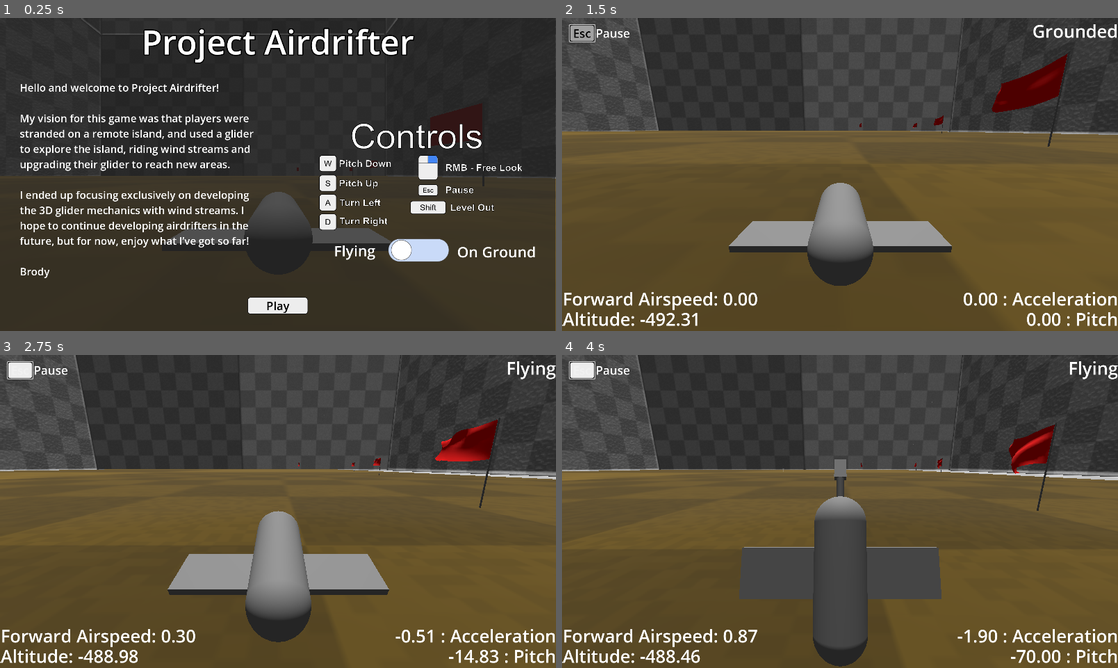
Above: before the commit, frames 1-4 (two rows, left to right).
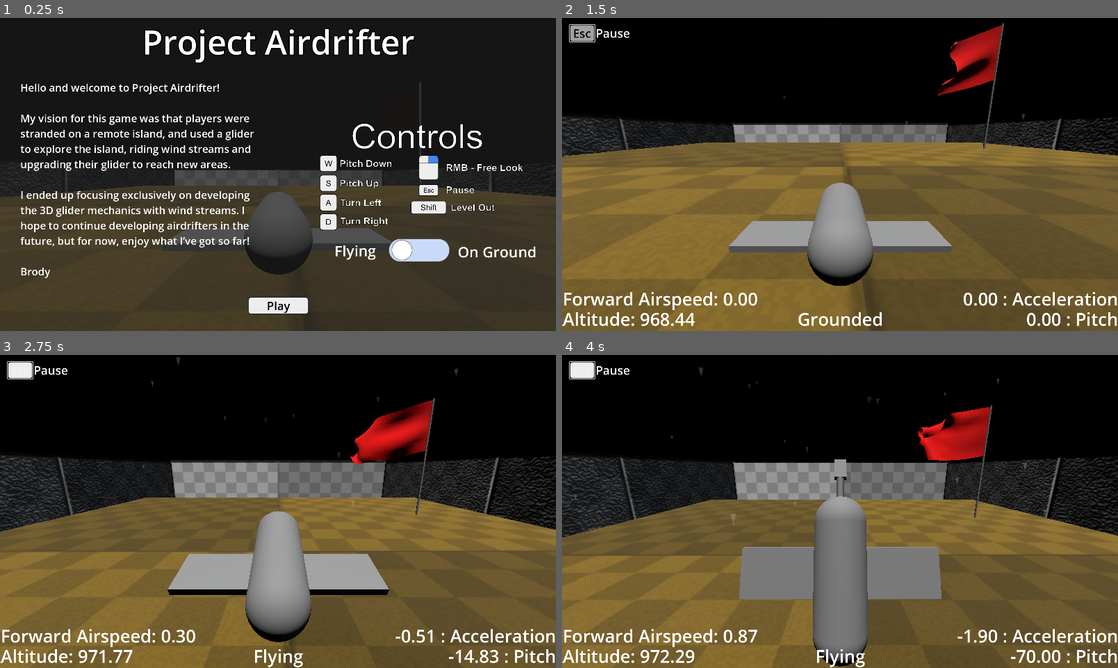
Above: after the commit, the same moments.

Repository: BeegFloppa15/Project_Airdrifter
Game: Godot game, scene res://Scenes/Levels/demo_level.tscn
Two runs of this game, one before a commit and one after it. Both use one fixed random seed, a clock stepped at 60 frames per second and the inputs below. Before the commit the project starts from res://Scenes/Levels/testing_scene_1.tscn.
Inputs (mouse positions are in pixels of both pictures, inside the frame that each line leads up to):
- Up to frame 1 (0.25 s): no input
- Up to frame 2 (1.5 s): click "Play" at 0.5 s; click "Esc" at 1.25 s
- Up to frame 3 (2.75 s): move the mouse to (305, 511) at 2.02 s; hold S (pitch_up) from 2.03 s (still down); hold Right mouse button (free_look) from 2.03 s (still down); tap Space (jump) at 2.27 s
- Up to frame 4 (4 s): keep holding S (pitch_up); move the mouse to (812, 511) at 2.77 s; release Right mouse button (free_look) at 2.78 s; right-click (812, 511) at 2.85 s; tap Space (jump) at 3.02 s; move the mouse to (851, 505) at 3.52 s; hold Right mouse button (free_look) from 3.53 s (still down)

The runs differ from the first frame. In frame 1, 21% of the frame differs, in the area x 0-100%, y 0-100%; in frame 2, 67%; in frame 3, 69%; in frame 4, 76%.

Commit message:
Created Demo Level

Diff:
--- /dev/null
+++ b/airdrifter-v1/Scenes/Levels/demo_level.tscn
@@ -0,0 +1,332 @@
+[gd_scene load_steps=33 format=3 uid="uid://dycjg7k1ufshk"]
+
+[ext_resource type="PackedScene" uid="uid://daa4md30g68ha" path="res://Gliders/glider_v_1.tscn" id="1_pgh3k"]
+[ext_resource type="PackedScene" uid="uid://d2lj8rt02opqj" path="res://Scenes/pause_ui.tscn" id="2_t3tkk"]
+[ext_resource type="PackedScene" uid="uid://l1dbn37m4w21" path="res://Scenes/debug_ui.tscn" id="3_h73y6"]
+[ext_resource type="PackedScene" uid="uid://d17pvnihegmli" path="res://Scripts/welcome_ui.tscn" id="3_vm0nt"]
+[ext_resource type="Material" uid="uid://c5alf2fhab5i7" path="res://Materials/GroundGrid.tres" id="4_2msns"]
+[ext_resource type="PackedScene" uid="uid://chkn4lhq6i5m8" path="res://Scenes/tp_area.tscn" id="4_nx0tq"]
+[ext_resource type="Material" uid="uid://bhf6anoy7ga0a" path="res://Materials/GridBox.tres" id="5_fo5xj"]
+[ext_resource type="PackedScene" uid="uid://b7q3mc7feqq3s" path="res://Scenes/wind_area.tscn" id="7_wf5it"]
+[ext_resource type="PackedScene" uid="uid://cs72hkqq648ef" path="res://Scenes/Wind_Particles.tscn" id="8_36hte"]
+[ext_resource type="PackedScene" uid="uid://c5m2yyd5ij0i2" path="res://Scenes/flag_pole_2.tscn" id="9_36hte"]
+
+[sub_resource type="PhysicalSkyMaterial" id="PhysicalSkyMaterial_2msns"]
+
+[sub_resource type="Sky" id="Sky_h73y6"]
+sky_material = SubResource("PhysicalSkyMaterial_2msns")
+
+[sub_resource type="Environment" id="Environment_fo5xj"]
+background_mode = 2
+sky = SubResource("Sky_h73y6")
+
+[sub_resource type="BoxMesh" id="BoxMesh_wf5it"]
+material = ExtResource("5_fo5xj")
+flip_faces = true
+size = Vector3(1000, 1000, 1000)
+
+[sub_resource type="BoxMesh" id="BoxMesh_w0klo"]
+material = ExtResource("4_2msns")
+size = Vector3(50, 1, 50)
+
+[sub_resource type="BoxShape3D" id="BoxShape3D_6g4ik"]
+size = Vector3(50, 1, 50)
+
+[sub_resource type="BoxMesh" id="BoxMesh_36hte"]
+material = ExtResource("4_2msns")
+size = Vector3(500, 1, 500)
+
+[sub_resource type="BoxShape3D" id="BoxShape3D_w0klo"]
+size = Vector3(500, 1, 500)
+
+[sub_resource type="BoxMesh" id="BoxMesh_6g4ik"]
+material = ExtResource("4_2msns")
+size = Vector3(150, 1, 150)
+
+[sub_resource type="BoxShape3D" id="BoxShape3D_wm6ye"]
+size = Vector3(150, 1, 150)
+
+[sub_resource type="BoxMesh" id="BoxMesh_i4r4e"]
+material = ExtResource("4_2msns")
+size = Vector3(5, 5, 5)
+
+[sub_resource type="BoxShape3D" id="BoxShape3D_7inyo"]
+size = Vector3(5, 5, 5)
+
+[sub_resource type="BoxShape3D" id="BoxShape3D_i4r4e"]
+size = Vector3(41, 15, 17)
+
+[sub_resource type="BoxShape3D" id="BoxShape3D_5o42i"]
+size = Vector3(100, 37, 152)
+
+[sub_resource type="Curve" id="Curve_6i2bm"]
+_data = [Vector2(0, 0), 0.0, 0.0, 0, 0, Vector2(1, 1), 0.0, 0.0, 0, 0]
+point_count = 2
+
+[sub_resource type="CurveTexture" id="CurveTexture_0a1q3"]
+curve = SubResource("Curve_6i2bm")
+
+[sub_resource type="ParticleProcessMaterial" id="ParticleProcessMaterial_7inyo"]
+emission_shape = 3
+emission_box_extents = Vector3(10, 10, 10)
+direction = Vector3(0, 0, 1)
+initial_velocity_min = 10.0
+initial_velocity_max = 10.0
+gravity = Vector3(0, 0, 0)
+turbulence_enabled = true
+turbulence_influence_over_life = SubResource("CurveTexture_0a1q3")
+
+[sub_resource type="BoxShape3D" id="BoxShape3D_l7087"]
+size = Vector3(336, 67, 96)
+
+[sub_resource type="ParticleProcessMaterial" id="ParticleProcessMaterial_sjafb"]
+emission_shape = 3
+emission_box_extents = Vector3(10, 10, 10)
+direction = Vector3(0, 0, 1)
+initial_velocity_min = 10.0
+initial_velocity_max = 10.0
+gravity = Vector3(0, 0, 0)
+turbulence_enabled = true
+turbulence_influence_over_life = SubResource("CurveTexture_0a1q3")
+
+[sub_resource type="BoxShape3D" id="BoxShape3D_sjafb"]
+size = Vector3(30, 58, 30)
+
+[sub_resource type="ParticleProcessMaterial" id="ParticleProcessMaterial_wm6ye"]
+emission_shape = 3
+emission_box_extents = Vector3(10, 10, 10)
+direction = Vector3(0, 0, 1)
+initial_velocity_min = 10.0
+initial_velocity_max = 10.0
+gravity = Vector3(0, 0, 0)
+turbulence_enabled = true
+turbulence_influence_over_life = SubResource("CurveTexture_0a1q3")
+
+[sub_resource type="BoxShape3D" id="BoxShape3D_36hte"]
+size = Vector3(9000, 10, 9000)
+
+[node name="Demo Level" type="Node"]
+
+[node name="Welcome_UI" parent="." instance=ExtResource("3_vm0nt")]
+
+[node name="Debug UI" parent="." node_paths=PackedStringArray("glider_object") instance=ExtResource("3_h73y6")]
+visible = false
+glider_object = NodePath("../Glider V1")
+
+[node name="Pause UI" parent="." instance=ExtResource("2_t3tkk")]
+visible = false
+
+[node name="Glider V1" parent="." instance=ExtResource("1_pgh3k")]
+transform = Transform3D(1, 0, 0, 0, 1, 0, 0, 0, 1, 0, 969, -472)
+use_this_cam = true
+
+[node name="DirectionalLight3D" type="DirectionalLight3D" parent="."]
+transform = Transform3D(1, 0, 0, 0, -0.223676, 0.974664, 0, -0.974664, -0.223676, 0, 4.69766, 0)
+light_energy = 1.155
+light_indirect_energy = 0.0
+
+[node name="WorldEnvironment" type="WorldEnvironment" parent="."]
+environment = SubResource("Environment_fo5xj")
+
+[node name="Level Environment" type="Node" parent="."]
+
+[node name="Grid Box" type="MeshInstance3D" parent="Level Environment"]
+transform = Transform3D(1, 0, 0, 0, 1, 0, 0, 0, 1, 0, 500, 0)
+mesh = SubResource("BoxMesh_wf5it")
+skeleton = NodePath("../..")
+
+[node name="Grid Box3" type="MeshInstance3D" parent="Level Environment"]
+transform = Transform3D(1, 0, 0, 0, 1, 0, 0, 0, 1, -1000, 500, 0)
+visible = false
+mesh = SubResource("BoxMesh_wf5it")
+skeleton = NodePath("../..")
+
+[node name="Grid Box2" type="MeshInstance3D" parent="Level Environment"]
+transform = Transform3D(1, 0, 0, 0, 1, 0, 0, 0, 1, 1000, 500, 0)
+visible = false
+mesh = SubResource("BoxMesh_wf5it")
+skeleton = NodePath("../..")
+
+[node name="Grid Box7" type="MeshInstance3D" parent="Level Environment"]
+transform = Transform3D(1, 0, 0, 0, 1, 0, 0, 0, 1, 0, 500, -1000)
+visible = false
+mesh = SubResource("BoxMesh_wf5it")
+skeleton = NodePath("../..")
+
+[node name="Grid Box8" type="MeshInstance3D" parent="Level Environment"]
+transform = Transform3D(1, 0, 0, 0, 1, 0, 0, 0, 1, -1000, 500, -1000)
+visible = false
+mesh = SubResource("BoxMesh_wf5it")
+skeleton = NodePath("../..")
+
+[node name="Grid Box9" type="MeshInstance3D" parent="Level Environment"]
+transform = Transform3D(1, 0, 0, 0, 1, 0, 0, 0, 1, 1000, 500, -1000)
+visible = false
+mesh = SubResource("BoxMesh_wf5it")
+skeleton = NodePath("../..")
+
+[node name="Grid Box4" type="MeshInstance3D" parent="Level Environment"]
+transform = Transform3D(1, 0, 0, 0, 1, 0, 0, 0, 1, 0, 500, 1000)
+visible = false
+mesh = SubResource("BoxMesh_wf5it")
+skeleton = NodePath("../..")
+
+[node name="Grid Box5" type="MeshInstance3D" parent="Level Environment"]
+transform = Transform3D(1, 0, 0, 0, 1, 0, 0, 0, 1, -1000, 500, 1000)
+visible = false
+mesh = SubResource("BoxMesh_wf5it")
+skeleton = NodePath("../..")
+
+[node name="Grid Box6" type="MeshInstance3D" parent="Level Environment"]
+transform = Transform3D(1, 0, 0, 0, 1, 0, 0, 0, 1, 1000, 500, 1000)
+visible = false
+mesh = SubResource("BoxMesh_wf5it")
+skeleton = NodePath("../..")
+
+[node name="Island Platforms" type="Node" parent="Level Environment"]
+
+[node name="Start Platform" type="MeshInstance3D" parent="Level Environment/Island Platforms"]
+transform = Transform3D(1, 0, 0, 0, 1, 0, 0, 0, 1, -0.337919, 967.738, -462.995)
+mesh = SubResource("BoxMesh_w0klo")
+
+[node name="StaticBody3D" type="StaticBody3D" parent="Level Environment/Island Platforms/Start Platform"]
+collision_layer = 4
+collision_mask = 3
+
+[node name="CollisionShape3D" type="CollisionShape3D" parent="Level Environment/Island Platforms/Start Platform/StaticBody3D"]
+shape = SubResource("BoxShape3D_6g4ik")
+
+[node name="Bottom Big Platform" type="MeshInstance3D" parent="Level Environment/Island Platforms"]
+transform = Transform3D(1, 0, 0, 0, 1, 0, 0, 0, 1, -0.338, 1, 245.005)
+mesh = SubResource("BoxMesh_36hte")
+
+[node name="StaticBody3D" type="StaticBody3D" parent="Level Environment/Island Platforms/Bottom Big Platform"]
+collision_layer = 4
+collision_mask = 3
+
+[node name="CollisionShape3D" type="CollisionShape3D" parent="Level Environment/Island Platforms/Bottom Big Platform/StaticBody3D"]
+shape = SubResource("BoxShape3D_w0klo")
+
+[node name="Mid Air Platform" type="MeshInstance3D" parent="Level Environment/Island Platforms"]
+transform = Transform3D(1, 0, 0, 0, 1, 0, 0, 0, 1, -327.338, 621, -317.995)
+mesh = SubResource("BoxMesh_6g4ik")
+
+[node name="StaticBody3D" type="StaticBody3D" parent="Level Environment/Island Platforms/Mid Air Platform"]
+collision_layer = 4
+collision_mask = 3
+
+[node name="CollisionShape3D" type="CollisionShape3D" parent="Level Environment/Island Platforms/Mid Air Platform/StaticBody3D"]
+shape = SubResource("BoxShape3D_wm6ye")
+
+[node name="Box" type="MeshInstance3D" parent="Level Environment/Island Platforms"]
+transform = Transform3D(1, 0, 0, 0, 1, 0, 0, 0, 1, -327.338, 622.388, -317.995)
+mesh = SubResource("BoxMesh_i4r4e")
+
+[node name="StaticBody3D" type="StaticBody3D" parent="Level Environment/Island Platforms/Box"]
+collision_layer = 4
+collision_mask = 3
+
+[node name="CollisionShape3D" type="CollisionShape3D" parent="Level Environment/Island Platforms/Box/StaticBody3D"]
+shape = SubResource("BoxShape3D_7inyo")
+
+[node name="Flag Pole 2" parent="Level Environment/Island Platforms" instance=ExtResource("9_36hte")]
+transform = Transform3D(0.733208, 0, 0.680005, 0, 1, 0, -0.680005, 0, 0.733208, -274.559, 622.388, -244.502)
+
+[node name="Wind Areas" type="Node" parent="Level Environment"]
+
+[node name="Start Wind Area" parent="Level Environment/Wind Areas" instance=ExtResource("7_wf5it")]
+transform = Transform3D(1, 0, 0, 0, 1, 0, 0, 0, 1, 0.234163, 975.04, -447.69)
+wind_force_magnitude = 100.0
+wind_source_path = NodePath("Marker3D")
+debug_cloth = false
+
+[node name="CollisionShape3D" type="CollisionShape3D" parent="Level Environment/Wind Areas/Start Wind Area"]
+transform = Transform3D(1, 0, 0, 0, 1, 0, 0, 0, 1, 2, 1, 1)
+shape = SubResource("BoxShape3D_i4r4e")
+
+[node name="Marker3D" type="Marker3D" parent="Level Environment/Wind Areas/Start Wind Area"]
+transform = Transform3D(-4.37114e-08, 0, -1, 0, 1, 0, 1, 0, -4.37114e-08, 0, 0, 0)
+gizmo_extents = 4.3
+
+[node name="Wind_Particles" parent="Level Environment/Wind Areas/Start Wind Area" instance=ExtResource("8_36hte")]
+amount = 45
+
+[node name="Mid Air Wind" parent="Level Environment/Wind Areas" instance=ExtResource("7_wf5it")]
+transform = Transform3D(1, 0, 0, 0, 1, 0, 0, 0, 1, -348.766, 625.04, -240.69)
+wind_force_magnitude = 200.0
+wind_source_path = NodePath("Marker3D")
+debug_cloth = false
+
+[node name="CollisionShape3D" type="CollisionShape3D" parent="Level Environment/Wind Areas/Mid Air Wind"]
+transform = Transform3D(1, 0, 0, 0, 1, 0, 0, 0, 1, 23.5, -10, 68.5)
+shape = SubResource("BoxShape3D_5o42i")
+
+[node name="Marker3D" type="Marker3D" parent="Level Environment/Wind Areas/Mid Air Wind"]
+transform = Transform3D(1, 0, 0, 0, 0.5, -0.866025, 0, 0.866025, 0.5, 0, 0, 0)
+gizmo_extents = 4.3
+
+[node name="Wind_Particles" parent="Level Environment/Wind Areas/Mid Air Wind" instance=ExtResource("8_36hte")]
+amount = 125
+process_material = SubResource("ParticleProcessMaterial_7inyo")
+
+[node name="Bottom Wind horz" parent="Level Environment/Wind Areas" instance=ExtResource("7_wf5it")]
+transform = Transform3D(1, 0, 0, 0, 1, 0, 0, 0, 1, 148.244, 19.0281, 449.171)
+wind_force_magnitude = 450.0
+wind_source_path = NodePath("Marker3D")
+debug_cloth = false
+
+[node name="CollisionShape3D" type="CollisionShape3D" parent="Level Environment/Wind Areas/Bottom Wind horz"]
+transform = Transform3D(1, 0, 0, 0, 1, 0, 0, 0, 1, -88.5, 15, -0.5)
+shape = SubResource("BoxShape3D_l7087")
+
+[node name="Marker3D" type="Marker3D" parent="Level Environment/Wind Areas/Bottom Wind horz"]
+transform = Transform3D(-4.37114e-08, 0, 1, 0, 1, 0, -1, 0, -4.37114e-08, 0, 0, 0)
+gizmo_extents = 4.3
+
+[node name="Wind_Particles" parent="Level Environment/Wind Areas/Bottom Wind horz" instance=ExtResource("8_36hte")]
+amount = 150
+process_material = SubResource("ParticleProcessMaterial_sjafb")
+
+[node name="Wind Area" parent="Level Environment/Wind Areas" instance=ExtResource("7_wf5it")]
+transform = Transform3D(1, 0, 0, 0, 1, 0, 0, 0, 1, -170, 0, 138)
+wind_force_magnitude = 150.0
+wind_source_path = NodePath("Marker3D")
+
+[node name="CollisionShape3D" type="CollisionShape3D" parent="Level Environment/Wind Areas/Wind Area"]
+transform = Transform3D(1, 0, 0, 0, 1, 0, 0, 0, 1, 0, 28.5, 0)
+shape = SubResource("BoxShape3D_sjafb")
+
+[node name="Marker3D" type="Marker3D" parent="Level Environment/Wind Areas/Wind Area"]
+transform = Transform3D(1, 0, 0, 0, -4.37114e-08, -1, 0, 1, -4.37114e-08, 0, 10, 0)
+gizmo_extents = 1.0
+
+[node name="Wind_Particles" parent="Level Environment/Wind Areas/Wind Area" instance=ExtResource("8_36hte")]
+amount = 75
+process_material = SubResource("ParticleProcessMaterial_wm6ye")
+
+[node name="Flag Pole 2" parent="Level Environment" instance=ExtResource("9_36hte")]
+transform = Transform3D(1, 0, 0, 0, 1, 0, 0, 0, 1, -15.9592, 968.569, -453.08)
+
+[node name="Flag Pole 3" parent="Level Environment" instance=ExtResource("9_36hte")]
+transform = Transform3D(1, 0, 0, 0, 1, 0, 0, 0, 1, 221, 0, 403)
+
+[node name="Flag Pole 4" parent="Level Environment" instance=ExtResource("9_36hte")]
+transform = Transform3D(1, 0, 0, 0, 1, 0, 0, 0, 1, 221, 0, 489)
+
+[node name="Flag Pole 5" parent="Level Environment" instance=ExtResource("9_36hte")]
+transform = Transform3D(1, 0, 0, 0, 1, 0, 0, 0, 1, -80, 0, 403)
+
+[node name="Flag Pole 6" parent="Level Environment" instance=ExtResource("9_36hte")]
+transform = Transform3D(1, 0, 0, 0, 1, 0, 0, 0, 1, -80, 0, 489)
+
+[node name="TP_Area" parent="." node_paths=PackedStringArray("height_marker") instance=ExtResource("4_nx0tq")]
+height_marker = NodePath("Marker3D")
+
+[node name="CollisionShape3D" type="CollisionShape3D" parent="TP_Area"]
+transform = Transform3D(1, 0, 0, 0, 1, 0, 0, 0, 1, 0, -5, 0)
+shape = SubResource("BoxShape3D_36hte")
+
+[node name="Marker3D" type="Marker3D" parent="TP_Area"]
+transform = Transform3D(1, 0, 0, 0, 1, 0, 0, 0, 1, 0, 1000, 0)
+
+[connection signal="game_started" from="Welcome_UI" to="Debug UI" method="_on_welcome_ui_game_started"]
--- a/airdrifter-v1/Scenes/Levels/testing_scene_1.tscn
+++ b/airdrifter-v1/Scenes/Levels/testing_scene_1.tscn
@@ -1,12 +1,11 @@
-[gd_scene load_steps=29 format=3 uid="uid://dp4pv4tev41gr"]
+[gd_scene load_steps=28 format=3 uid="uid://dp4pv4tev41gr"]
 
 [ext_resource type="PackedScene" uid="uid://daa4md30g68ha" path="res://Gliders/glider_v_1.tscn" id="1_ub46j"]
 [ext_resource type="PackedScene" uid="uid://0a23uy3u3iee" path="res://Gliders/glider_v_2.tscn" id="2_hi084"]
 [ext_resource type="Material" uid="uid://c5alf2fhab5i7" path="res://Materials/GroundGrid.tres" id="3_1m6sy"]
-[ext_resource type="Script" uid="uid://d0gthejuvixfb" path="res://debug_ui.gd" id="3_dmsko"]
 [ext_resource type="Material" uid="uid://bhf6anoy7ga0a" path="res://Materials/GridBox.tres" id="4_1m6sy"]
+[ext_resource type="PackedScene" uid="uid://l1dbn37m4w21" path="res://Scenes/debug_ui.tscn" id="4_hu5m1"]
 [ext_resource type="PackedScene" uid="uid://d2lj8rt02opqj" path="res://Scenes/pause_ui.tscn" id="5_4o4mv"]
-[ext_resource type="Theme" uid="uid://cpuvqmnu7yk3b" path="res://Textures/pause_ui.tres" id="5_el7fs"]
 [ext_resource type="PackedScene" uid="uid://b7q3mc7feqq3s" path="res://Scenes/wind_area.tscn" id="5_hi084"]
 [ext_resource type="PackedScene" uid="uid://chkn4lhq6i5m8" path="res://Scenes/tp_area.tscn" id="6_dmsko"]
 [ext_resource type="PackedScene" uid="uid://d17pvnihegmli" path="res://Scripts/welcome_ui.tscn" id="7_k8n50"]
@@ -123,121 +122,7 @@
 [node name="CollisionShape3D" type="CollisionShape3D" parent="Floor"]
 shape = SubResource("BoxShape3D_7hcdr")
 
-[node name="Debug UI" type="Control" parent="." node_paths=PackedStringArray("glider_object")]
-visible = false
-layout_mode = 3
-anchors_preset = 15
-anchor_right = 1.0
-anchor_bottom = 1.0
-grow_horizontal = 2
-grow_vertical = 2
-script = ExtResource("3_dmsko")
-glider_object = NodePath("../Glider V1")
-
-[node name="AltitudeLabel" type="Label" parent="Debug UI"]
-layout_mode = 1
-anchors_preset = 2
-anchor_top = 1.0
-anchor_bottom = 1.0
-offset_top = -84.0
-offset_right = 302.0
-grow_vertical = 0
-theme_override_font_sizes/font_size = 61
-text = "Altitude: 0"
-
-[node name="AirspeedLabel" type="Label" parent="Debug UI"]
-layout_mode = 1
-anchors_preset = 2
-anchor_top = 1.0
-anchor_bottom = 1.0
-offset_top = -154.0
-offset_right = 589.0
-offset_bottom = -70.0
-grow_vertical = 0
-theme_override_font_sizes/font_size = 61
-text = "Forward Airspeed: 0"
-
-[node name="Velocity Label" type="Label" parent="Debug UI"]
-visible = false
-layout_mode = 1
-anchors_preset = 2
-anchor_top = 1.0
-anchor_bottom = 1.0
-offset_top = -155.0
-offset_right = 302.0
-offset_bottom = -71.0
-grow_vertical = 0
-theme_override_font_sizes/font_size = 61
-text = "Velocity: 0"
-
-[node name="AoA Label" type="Label" parent="Debug UI"]
-layout_mode = 1
-anchors_preset = 3
-anchor_left = 1.0
-anchor_top = 1.0
-anchor_right = 1.0
-anchor_bottom = 1.0
-offset_left = -327.0
-offset_top = -84.0
-grow_horizontal = 0
-grow_vertical = 0
-theme_override_font_sizes/font_size = 61
-text = ": Pitch"
-horizontal_alignment = 2
-
-[node name="AccelLabel" type="Label" parent="Debug UI"]
-layout_mode = 1
-anchors_preset = 3
-anchor_left = 1.0
-anchor_top = 1.0
-anchor_right = 1.0
-anchor_bottom = 1.0
-offset_left = -461.0
-offset_top = -154.0
-offset_right = 1.0
-offset_bottom = -70.0
-grow_horizontal = 0
-grow_vertical = 0
-theme_override_font_sizes/font_size = 61
-text = ": Acceleration"
-horizontal_alignment = 2
-
-[node name="StatusLabel" type="Label" parent="Debug UI"]
-layout_mode = 1
-anchors_preset = 1
-anchor_left = 1.0
-anchor_right = 1.0
-offset_left = -462.0
-offset_bottom = 84.0
-grow_horizontal = 0
-theme_override_font_sizes/font_size = 61
-text = "Grounded"
-horizontal_alignment = 2
-
-[node name="Button" type="Button" parent="Debug UI"]
-layout_mode = 0
-offset_left = 24.0
-offset_top = 21.0
-offset_right = 111.0
-offset_bottom = 80.0
-theme = ExtResource("5_el7fs")
-text = "Esc"
-
-[node name="Label" type="Label" parent="Debug UI/Button"]
-layout_mode = 1
-anchors_preset = 6
-anchor_left = 1.0
-anchor_top = 0.5
-anchor_right = 1.0
-anchor_bottom = 0.5
-offset_left = 3.0
-offset_top = -22.5
-offset_right = 140.0
-offset_bottom = 22.5
-grow_horizontal = 0
-grow_vertical = 2
-theme_override_font_sizes/font_size = 41
-text = "Pause"
+[node name="Debug UI" parent="." instance=ExtResource("4_hu5m1")]
 
 [node name="Pause UI" parent="." instance=ExtResource("5_4o4mv")]
 visible = false
@@ -393,5 +278,3 @@
 
 [node name="Flag Pole 7" parent="Flags" instance=ExtResource("10_vy0am")]
 transform = Transform3D(1, 0, 0, 0, 1, 0, 0, 0, 1, -28.721, -493.905, 796.57)
-
-[connection signal="game_started" from="Welcome_UI" to="Debug UI" method="_on_welcome_ui_game_started"]
--- /dev/null
+++ b/airdrifter-v1/Scenes/debug_ui.tscn
@@ -0,0 +1,122 @@
+[gd_scene load_steps=3 format=3 uid="uid://l1dbn37m4w21"]
+
+[ext_resource type="Script" uid="uid://d0gthejuvixfb" path="res://debug_ui.gd" id="1_dmshr"]
+[ext_resource type="Theme" uid="uid://cpuvqmnu7yk3b" path="res://Textures/pause_ui.tres" id="2_1288b"]
+
+[node name="Debug UI" type="Control"]
+layout_mode = 3
+anchors_preset = 15
+anchor_right = 1.0
+anchor_bottom = 1.0
+grow_horizontal = 2
+grow_vertical = 2
+script = ExtResource("1_dmshr")
+
+[node name="AltitudeLabel" type="Label" parent="."]
+layout_mode = 1
+anchors_preset = 2
+anchor_top = 1.0
+anchor_bottom = 1.0
+offset_top = -84.0
+offset_right = 302.0
+grow_vertical = 0
+theme_override_font_sizes/font_size = 61
+text = "Altitude: 0"
+
+[node name="AirspeedLabel" type="Label" parent="."]
+layout_mode = 1
+anchors_preset = 2
+anchor_top = 1.0
+anchor_bottom = 1.0
+offset_top = -154.0
+offset_right = 589.0
+offset_bottom = -70.0
+grow_vertical = 0
+theme_override_font_sizes/font_size = 61
+text = "Forward Airspeed: 0"
+
+[node name="Velocity Label" type="Label" parent="."]
+visible = false
+layout_mode = 1
+anchors_preset = 2
+anchor_top = 1.0
+anchor_bottom = 1.0
+offset_top = -155.0
+offset_right = 302.0
+offset_bottom = -71.0
+grow_vertical = 0
+theme_override_font_sizes/font_size = 61
+text = "Velocity: 0"
+
+[node name="AoA Label" type="Label" parent="."]
+layout_mode = 1
+anchors_preset = 3
+anchor_left = 1.0
+anchor_top = 1.0
+anchor_right = 1.0
+anchor_bottom = 1.0
+offset_left = -327.0
+offset_top = -84.0
+grow_horizontal = 0
+grow_vertical = 0
+theme_override_font_sizes/font_size = 61
+text = ": Pitch"
+horizontal_alignment = 2
+
+[node name="AccelLabel" type="Label" parent="."]
+layout_mode = 1
+anchors_preset = 3
+anchor_left = 1.0
+anchor_top = 1.0
+anchor_right = 1.0
+anchor_bottom = 1.0
+offset_left = -461.0
+offset_top = -154.0
+offset_right = 1.0
+offset_bottom = -70.0
+grow_horizontal = 0
+grow_vertical = 0
+theme_override_font_sizes/font_size = 61
+text = ": Acceleration"
+horizontal_alignment = 2
+
+[node name="StatusLabel" type="Label" parent="."]
+layout_mode = 1
+anchors_preset = 7
+anchor_left = 0.5
+anchor_top = 1.0
+anchor_right = 0.5
+anchor_bottom = 1.0
+offset_left = -231.0
+offset_top = -84.0
+offset_right = 231.0
+grow_horizontal = 2
+grow_vertical = 0
+theme_override_font_sizes/font_size = 61
+text = "Grounded"
+horizontal_alignment = 1
+
+[node name="Button" type="Button" parent="."]
+layout_mode = 0
+offset_left = 24.0
+offset_top = 21.0
+offset_right = 111.0
+offset_bottom = 80.0
+theme = ExtResource("2_1288b")
+text = "Esc"
+
+[node name="Label" type="Label" parent="Button"]
+layout_mode = 1
+anchors_preset = 6
+anchor_left = 1.0
+anchor_top = 0.5
+anchor_right = 1.0
+anchor_bottom = 0.5
+offset_left = 3.0
+offset_top = -22.5
+offset_right = 140.0
+offset_bottom = 22.5
+grow_horizontal = 0
+grow_vertical = 2
+theme_override_font_sizes/font_size = 41
+text = "Pause"
--- a/airdrifter-v1/Scenes/wind_area_2.gd
+++ b/airdrifter-v1/Scenes/wind_area_2.gd
@@ -34,15 +34,15 @@
 	if wind_collison_shape.shape is BoxShape3D:
 		particle_material.set_emission_shape(ParticleProcessMaterial.EMISSION_SHAPE_BOX)
 		particle_material.set_emission_box_extents(wind_collison_shape.shape.size)
-		var volume: int = wind_collison_shape.shape.size.x * wind_collison_shape.shape.size.y * wind_collison_shape.shape.size.z
-		_particle_emitter.amount = ( volume / 30000)
+		#var volume: int = wind_collison_shape.shape.size.x * wind_collison_shape.shape.size.y * wind_collison_shape.shape.size.z
+		#_particle_emitter.amount = ( volume / 30000)
 	elif wind_collison_shape.shape is CylinderShape3D:
 		particle_material.set_emission_shape(ParticleProcessMaterial.EMISSION_SHAPE_RING)
 		particle_material.set_emission_ring_height(wind_collison_shape.shape.height)
 		particle_material.set_emission_ring_radius(wind_collison_shape.shape.radius * 0.75)
-		var volume: int = PI * pow(wind_collison_shape.shape.radius, 2) * wind_collison_shape.shape.height
-		_particle_emitter.amount = volume/30000
-		print(volume/30000)
+		#var volume: int = PI * pow(wind_collison_shape.shape.radius, 2) * wind_collison_shape.shape.height
+		#_particle_emitter.amount = volume/30000
+		#print(volume/30000)
 
 	var particle_speed = wind_force_magnitude / 5.0 # We could divide by some number to set this lower if we need to
 	_particle_emitter.process_material.set_param(ParticleProcessMaterial.PARAM_INITIAL_LINEAR_VELOCITY, Vector2(particle_speed, particle_speed))
--- a/airdrifter-v1/project.godot
+++ b/airdrifter-v1/project.godot
@@ -11,7 +11,7 @@
 [application]
 
 config/name="Airdrifter V1"
-run/main_scene="uid://dp4pv4tev41gr"
+run/main_scene="uid://dycjg7k1ufshk"
 config/features=PackedStringArray("4.4", "Forward Plus")
 config/icon="res://icon.svg"
 
